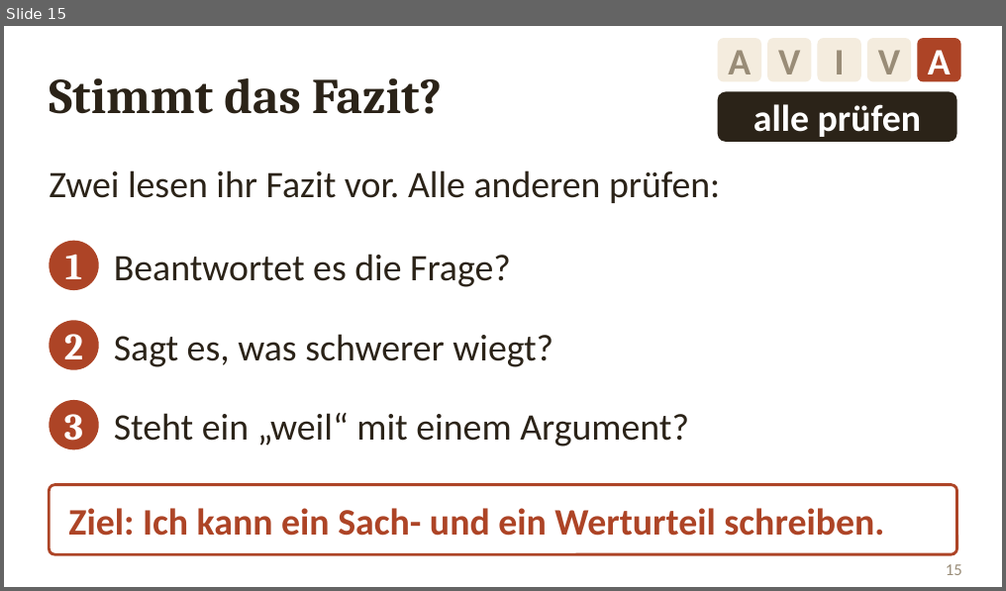
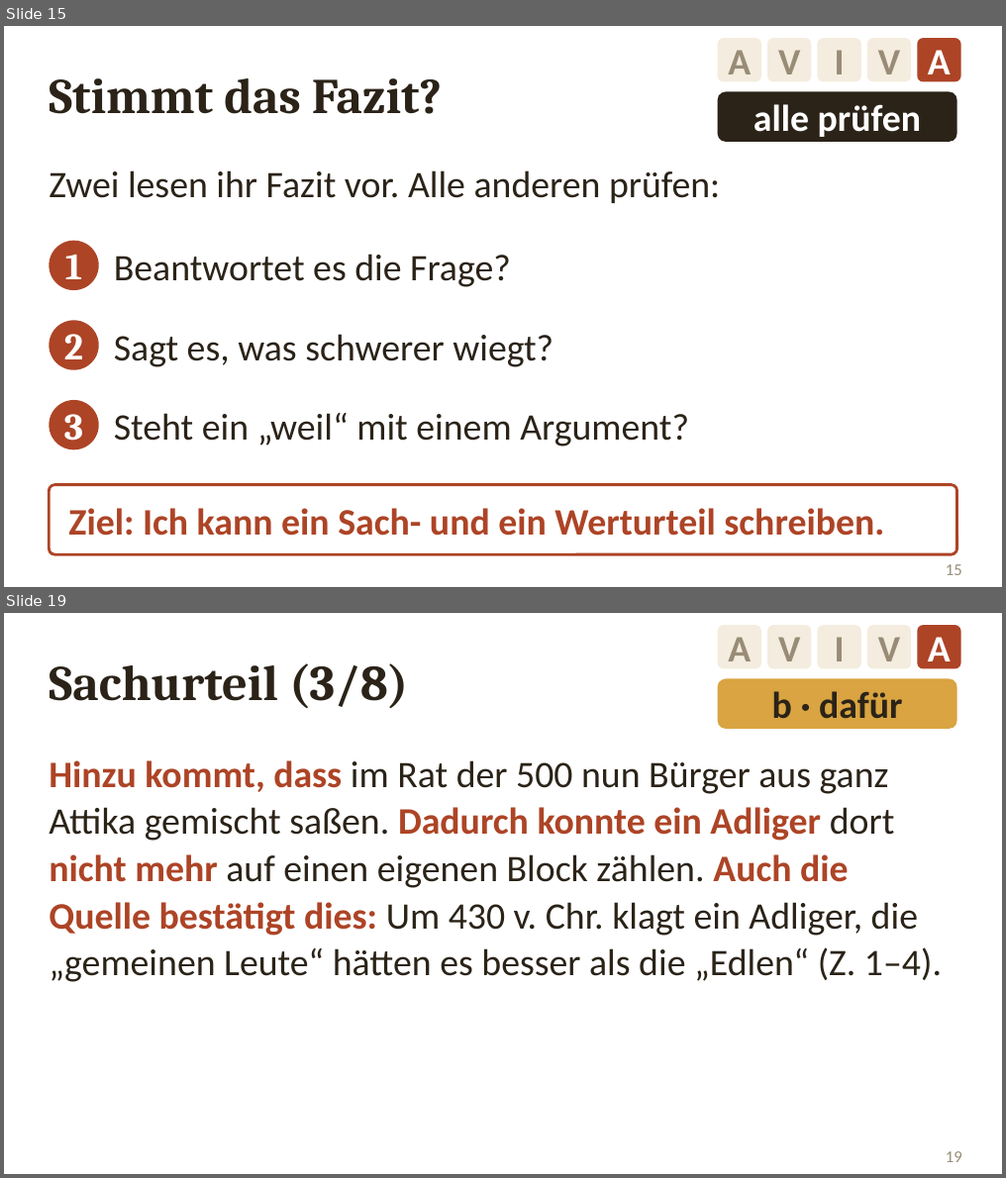
Before and after one commit to golzkonstantin-gif/Schule, a slide deck: Geschichte_11/Probeklausur_PseudoXenophon/Folien_Urteil_Kleisthenes.pptx. Shown one above the other, each under a label of ours: slide 15 before the commit, slides 15 and 19 after it; the slides between them are not shown. The pictures are 1006x591 and 1006x1178 pixels, drawn with LibreOffice and Linux fonts; fonts in the diff are those of the drawing. Boxes give left, top, right and bottom in pixels: in the first picture for what was removed or moved away, otherwise in the second. Text is boxed around its words. In the diff, an @@ line names an element or a change of style, - is before the commit and + after.

```diff
--- a/Geschichte_11/Probeklausur_PseudoXenophon/Folien_Urteil_Kleisthenes.pptx
+++ b/Geschichte_11/Probeklausur_PseudoXenophon/Folien_Urteil_Kleisthenes.pptx
@@ slide 19 added at bbox=[4, 613, 1002, 1174], background #FFFFFF @@
@@ rounded rectangle added at bbox=[718, 625, 761, 668], fill #F4ECDE, 27 pt, text #998C77, bold @@
+A
@@ rounded rectangle added at bbox=[767, 625, 811, 668], fill #F4ECDE, 27 pt, text #998C77, bold @@
+V
@@ rounded rectangle added at bbox=[818, 625, 861, 668], fill #F4ECDE, 27 pt, text #998C77, bold @@
+I
@@ rounded rectangle added at bbox=[867, 625, 911, 668], fill #F4ECDE, 27 pt, text #998C77, bold @@
+V
@@ rounded rectangle added at bbox=[917, 625, 961, 668], fill #AD4426, 27 pt, text #FFFFFF, bold @@
+A
@@ text added at bbox=[49, 663, 408, 708], 36 pt, text #2B2318, bold @@
+Sachurteil (3/8)
@@ rounded rectangle added at bbox=[718, 679, 957, 729], fill #D9A441, 27 pt, text #2B2318, bold @@
+b · dafür
@@ text added at bbox=[49, 761, 942, 982], 27 pt, text #2B2318 @@
+Hinzu kommt, dass im Rat der 500 nun Bürger aus ganz Attika gemischt saßen. Dadurch konnte ein Adliger dort nicht mehr auf einen eigenen Block zählen. Auch die Quelle bestätigt dies: Um 430 v. Chr. klagt ein Adliger, die „gemeinen Leute“ hätten es besser als die „Edlen“ (Z. 1–4).
@@ page number added at bbox=[945, 1152, 962, 1162], 12 pt, text #998C77 @@
+19
```
Also in this commit, not shown: 2 slides changed, 6 other slides added, 3 other files.
